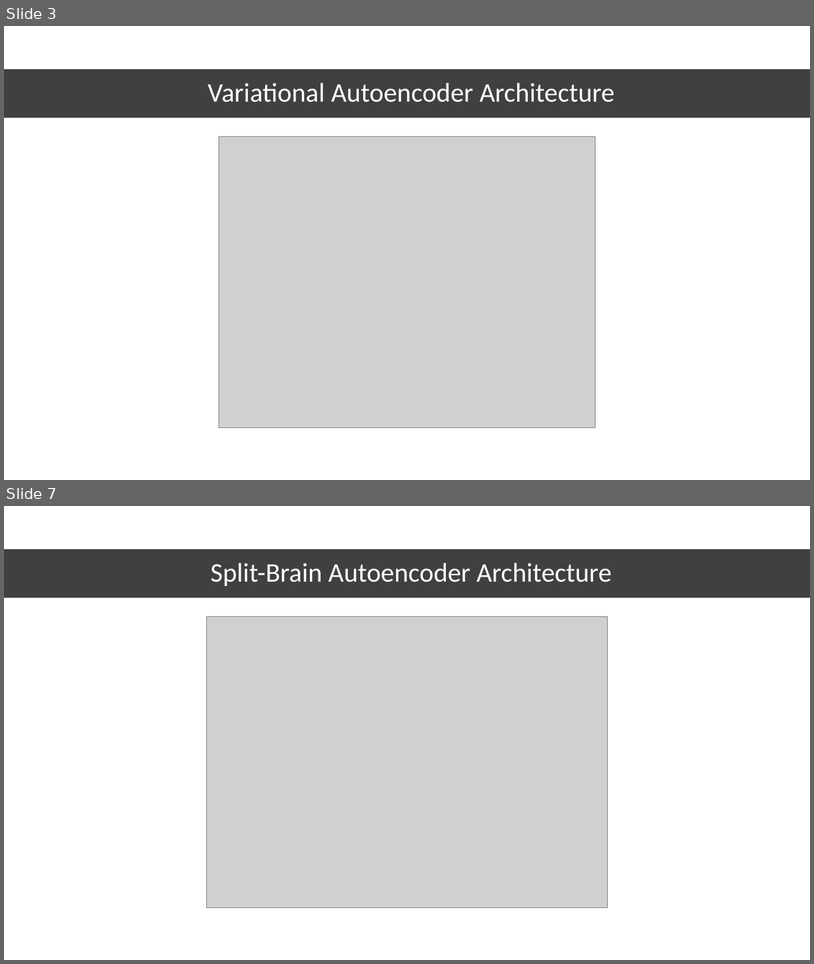
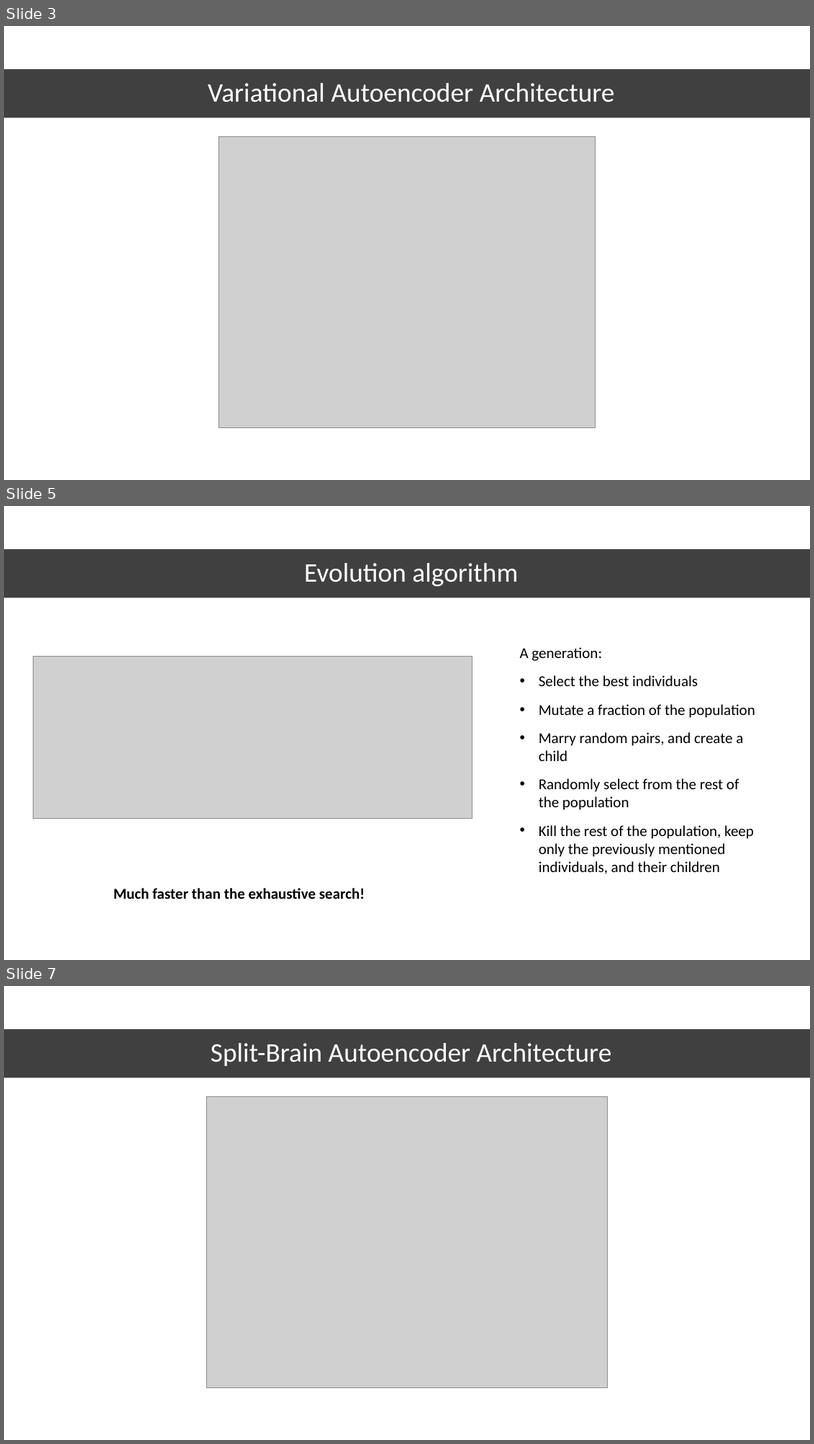
Before and after one commit to evelkey/vahun, a slide deck: Documentation/Autoencoderes kísérletek magyar nyelven.pptx. Shown one above the other, each under a label of ours: slides 3 and 7 before the commit, slides 3, 5 and 7 after it; the slides between them are not shown. The pictures are 814x964 and 814x1444 pixels, drawn with LibreOffice and Linux fonts; fonts in the diff are those of the drawing; grey boxes stand for pictures. Boxes give left, top, right and bottom in pixels: in the first picture for what was removed or moved away, otherwise in the second. Text is boxed around its words. In the diff, an @@ line names an element or a change of style, - is before the commit and + after.

```diff
--- a/Documentation/Autoencoderes kísérletek magyar nyelven.pptx
+++ b/Documentation/Autoencoderes kísérletek magyar nyelven.pptx
@@ slide 5 added at bbox=[4, 506, 810, 960], background #FFFFFF @@
@@ rectangle added at bbox=[4, 549, 810, 598], fill #000000 at 75% opacity @@
@@ title added at bbox=[304, 563, 518, 587], 32 pt, text #FFFFFF @@
+Evolution algorithm
@@ picture added at bbox=[33, 656, 472, 818] @@
@@ text added at bbox=[520, 647, 756, 874], 18 pt, text #000000 @@
+A generation:
+• Select the best individuals
+• Mutate a fraction of the population
+• Marry random pairs, and create a child
+• Randomly select from the rest of the population
+• Kill the rest of the population, keep only the previously mentioned individuals, and their children
@@ text added at bbox=[113, 888, 365, 898], 18 pt, text #000000, bold @@
+Much faster than the exhaustive search!
```
Also in this commit, not shown: 6 slides changed, 1 other slide added, 4 slides removed, 1 other file.
